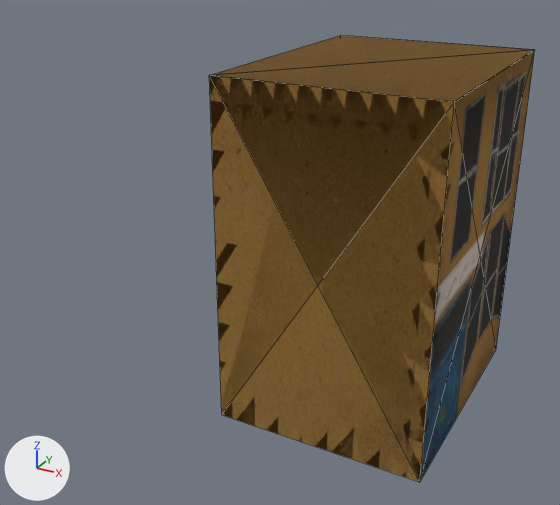
Renders of the glTF model assets/ah.gltf from each side of a commit.
Camera for both pictures: a 50 mm camera at (10.0, -25.8, 11.3) aimed at (-3.9, -0.6, -1.3). Arrows for +X, +Y and +Z are at lower left; the lights stay in place. Mesh edges are drawn as thin lines. Where no turn or scale is listed for an object, it has been applied to the vertices.
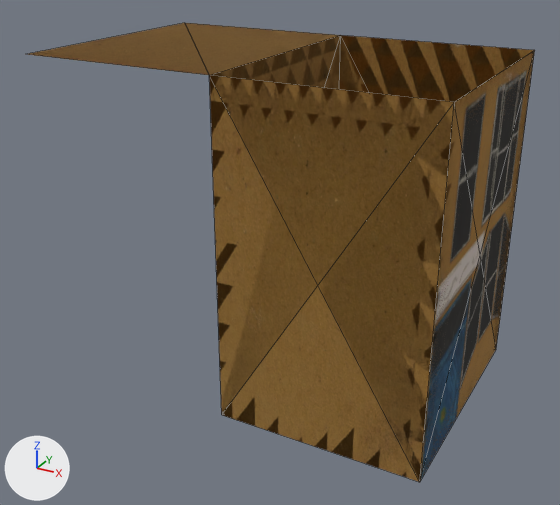
Where the change shows, as pixel boxes (x1, y1, x2, y2) in the pictures (560 x 505 px):
'Cube', surface changed
    both: (209, 35, 534, 482)
'Cube.003', surface changed
    both: (209, 36, 535, 481)
'Cube.002', surface changed, turned
    before: (212, 35, 534, 102)
    after: (37, 23, 340, 75)
'Cube.001', surface changed, turned
    before: (213, 36, 532, 102)
    after: (28, 23, 339, 75)

The change, as a list of edits to the scene's bpy script:
```text
Add img_ah_tex_2x:
    img_ah_tex_2x = load_image('ah_tex@2x', '_unpacked/ah_tex_2x', 2048, 2048, 'sRGB')
Change mat_material:
    mat_material.texture: img_ah_tex -> img_ah_tex_2x
Change ob_cube_001:
    ob_cube_001.rotation_euler: (0.0, -0.00255, 0.0) -> (0.0, -3.139, 0.0)  # degrees (0, -0.1, 0) -> degrees (0, -180, 0)
```
